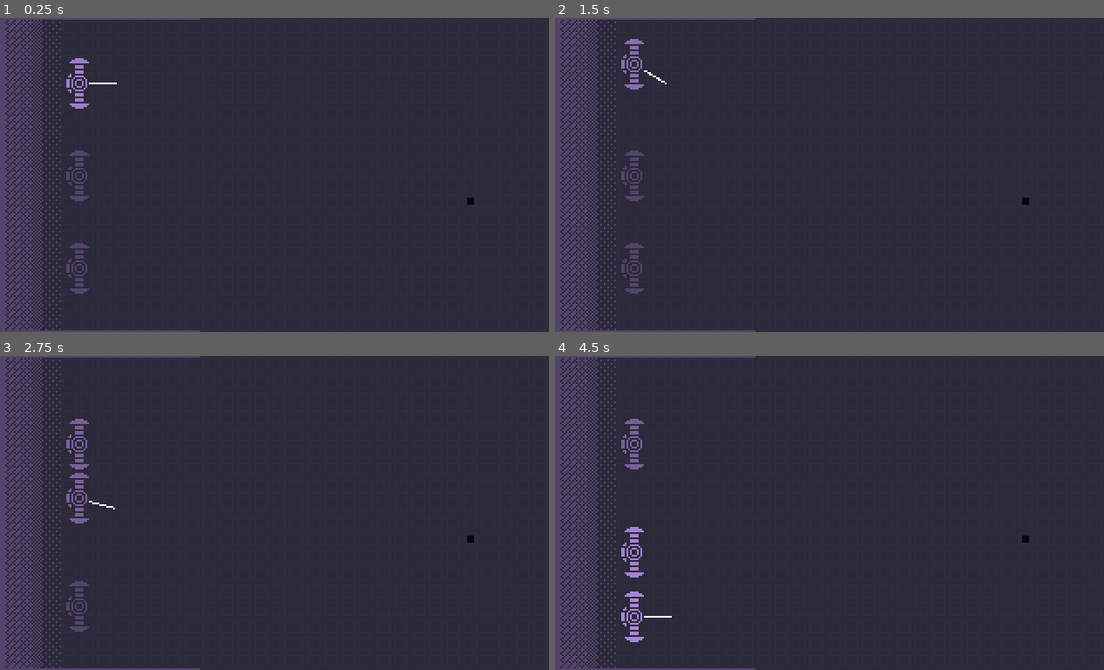
Above: before the commit, frames 1-4 (two rows, left to right).
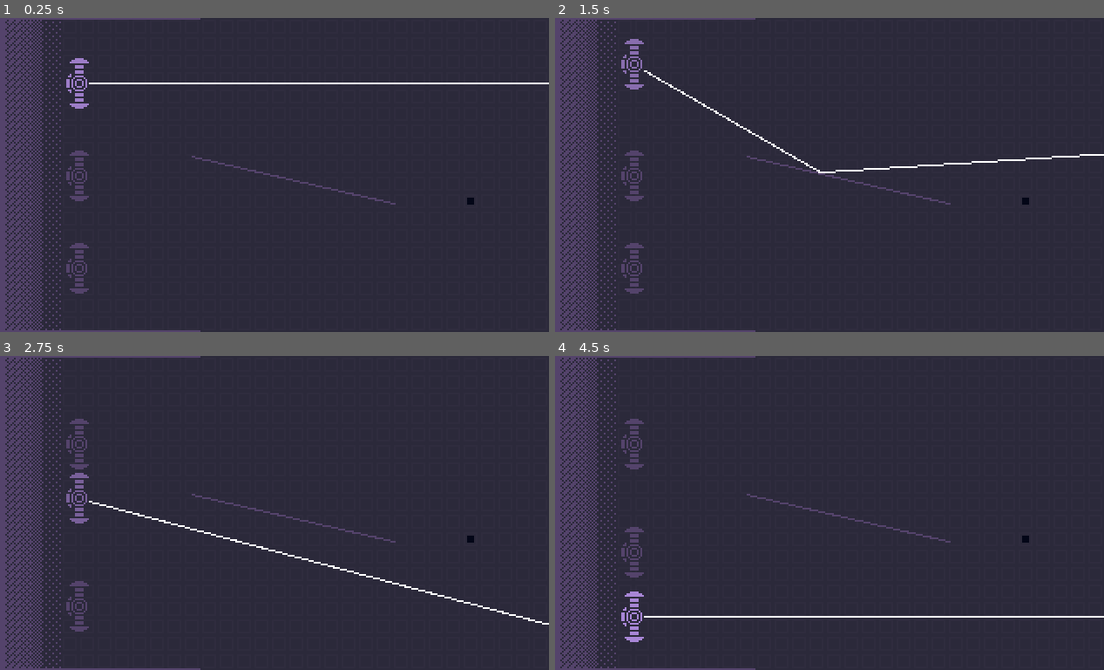
Above: after the commit, the same moments.

Repository: Aurif/Lightwave
Game: Godot game, scene res://scene.tscn
The game is run twice, just before and just after one commit, with the same random seed, the same clock (stepped at 60 frames per second) and the same inputs.
Inputs:
- Up to frame 1 (0.25 s): no input
- Up to frame 2 (1.5 s): tap Enter at 0.5 s; hold A (move_up) 0.53-1.28 s; tap W (switch_angle) at 0.6, 1.35 s; hold D (move_down) from 1.28 s (still down)
- Up to frame 3 (2.75 s): release D (move_down) at 2.03 s; hold A (move_up) from 2.03 s (still down); tap Shift at 2.1 s; tap W (switch_angle) at 2.3 s
- Up to frame 4 (4.5 s): tap W (switch_angle) at 2.85, 3.6 s; tap Space at 3.5 s; release A (move_up) at 3.53 s; hold D (move_down) from 3.53 s (still down); tap Shift at 4.35 s

The runs differ from the first frame. In frame 1, 0.7% of the frame differs, in the area x 21-100%, y 20-60%; in frame 2, 0.7%; in frame 3, 0.9%; in frame 4, 1.2%, in the area x 12-100%, y 20-84%.

Commit message:
Added laser path tracing

Diff:
--- a/components/mol/laser/laser.gd
+++ b/components/mol/laser/laser.gd
@@ -25,6 +25,8 @@
     if is_on_wall():
         direction *= -1
 
+    _update_laser_path()
+
 ###
 ### Firing handling
 ###
@@ -47,7 +49,6 @@
      and InputMap.event_is_action(event, "switch_angle") \
      and (not event.echo or Time.get_ticks_msec() > sweep_last_exec + SWEEP_COOLDOWN):
         sweep_last_exec = Time.get_ticks_msec()
-        print("W")
         switch_angle()
 
 ###
@@ -62,14 +63,40 @@
     %LaserLine.rotation_degrees = VALID_ANGLES[current_angle]
 
 ###
+### Path prediction
+###
+func _update_laser_path():
+    %RayCast.clear_exceptions()
+    %RayCast.position = %LaserLine.position
+    %RayCast.rotation_degrees = %LaserLine.rotation_degrees
+    var laser_path: Array[Vector2i] = [Vector2i.ZERO]
+
+    for i in range(100):
+        %RayCast.force_raycast_update()
+        laser_path.append(Vector2i(%LaserLine.to_local(%RayCast.get_collision_point())))
+        %RayCast.global_position = %RayCast.get_collision_point()
+
+        var incident: Vector2 = %RayCast.target_position.rotated($RayCast.global_rotation).normalized()
+        var normal: Vector2 = %RayCast.get_collision_normal()
+        var reflected: Vector2 = incident - 2 * incident.dot(normal) * normal
+        %RayCast.rotation = reflected.angle()
+
+        if %RayCast.get_collider().name == 'WorldBorder':
+            break
+        %RayCast.clear_exceptions()
+        %RayCast.add_exception(%RayCast.get_collider())
+
+    %LaserLine.points = laser_path
+
+###
 ### Active animation
 ###
 var tween: Tween
 func _handle_active_change():
     if not is_active and tween:
-        tween.stop()
+        tween.kill()
         tween = null
-        self.modulate = Color.WHITE
+        modulate_target.modulate = Color.WHITE
 
     if is_active and not tween:
         if not is_inside_tree():
--- a/components/mol/laser/laser.tscn
+++ b/components/mol/laser/laser.tscn
@@ -38,6 +38,7 @@
 points = PackedVector2Array(0, 0, 22, 0)
 width = 1.0
 
-[node name="RayCast2D" type="RayCast2D" parent="LaserLine"]
-position = Vector2(0, -0.5)
+[node name="RayCast" type="RayCast2D" parent="."]
+unique_name_in_owner = true
 target_position = Vector2(999, 0)
+collision_mask = 2
--- a/scene.tscn
+++ b/scene.tscn
@@ -1,8 +1,19 @@
-[gd_scene load_steps=5 format=3 uid="uid://cro2m5utrrmnf"]
+[gd_scene load_steps=9 format=3 uid="uid://cro2m5utrrmnf"]
 
 [ext_resource type="Texture2D" uid="uid://228xusoviqnl" path="res://assets/sprites/base.png" id="3_3253y"]
 [ext_resource type="Texture2D" uid="uid://cojumbjwvp5mf" path="res://assets/sprites/bg.png" id="3_m7jmp"]
 [ext_resource type="PackedScene" uid="uid://chs5l1e6nieeb" path="res://components/mol/laser/laser.tscn" id="3_u3cyc"]
+
+[sub_resource type="WorldBoundaryShape2D" id="WorldBoundaryShape2D_3253y"]
+normal = Vector2(1, 0)
+
+[sub_resource type="WorldBoundaryShape2D" id="WorldBoundaryShape2D_u3cyc"]
+normal = Vector2(-1, 0)
+
+[sub_resource type="WorldBoundaryShape2D" id="WorldBoundaryShape2D_m7jmp"]
+normal = Vector2(0, 1)
+
+[sub_resource type="WorldBoundaryShape2D" id="WorldBoundaryShape2D_y2354"]
 
 [sub_resource type="RectangleShape2D" id="RectangleShape2D_u3cyc"]
 size = Vector2(120, 1)
@@ -30,6 +41,7 @@
 color = Color(0.011764706, 0.023529412, 0.09019608, 1)
 
 [node name="Base" type="NinePatchRect" parent="."]
+z_index = 10
 texture_filter = 1
 offset_right = 40.0
 offset_bottom = 180.0
@@ -39,7 +51,28 @@
 axis_stretch_horizontal = 1
 axis_stretch_vertical = 1
 
+[node name="WorldBorder" type="StaticBody2D" parent="."]
+collision_layer = 2
+collision_mask = 0
+
+[node name="Left" type="CollisionShape2D" parent="WorldBorder"]
+position = Vector2(-3, 1)
+shape = SubResource("WorldBoundaryShape2D_3253y")
+
+[node name="Right" type="CollisionShape2D" parent="WorldBorder"]
+position = Vector2(323, 6)
+shape = SubResource("WorldBoundaryShape2D_u3cyc")
+
+[node name="Top" type="CollisionShape2D" parent="WorldBorder"]
+position = Vector2(211, -5)
+shape = SubResource("WorldBoundaryShape2D_m7jmp")
+
+[node name="Bottom" type="CollisionShape2D" parent="WorldBorder"]
+position = Vector2(186, 183)
+shape = SubResource("WorldBoundaryShape2D_y2354")
+
 [node name="Wall - Top" type="ColorRect" parent="."]
+z_index = 10
 offset_right = 120.0
 offset_bottom = 1.0
 color = Color(0.32941177, 0.2627451, 0.41960785, 1)
@@ -51,7 +84,24 @@
 position = Vector2(60, 0.5)
 shape = SubResource("RectangleShape2D_u3cyc")
 
+[node name="Wall - Top2" type="ColorRect" parent="."]
+z_index = 10
+offset_left = 115.0
+offset_top = 79.0
+offset_right = 235.0
+offset_bottom = 80.0
+rotation = 0.22814192
+color = Color(0.32941177, 0.2627451, 0.41960785, 1)
+
+[node name="StaticBody2D" type="StaticBody2D" parent="Wall - Top2"]
+collision_layer = 2
+
+[node name="CollisionShape2D" type="CollisionShape2D" parent="Wall - Top2/StaticBody2D"]
+position = Vector2(60, 0.5)
+shape = SubResource("RectangleShape2D_u3cyc")
+
 [node name="Wall - Bottom" type="ColorRect" parent="."]
+z_index = 10
 offset_top = 179.0
 offset_right = 120.0
 offset_bottom = 180.0
